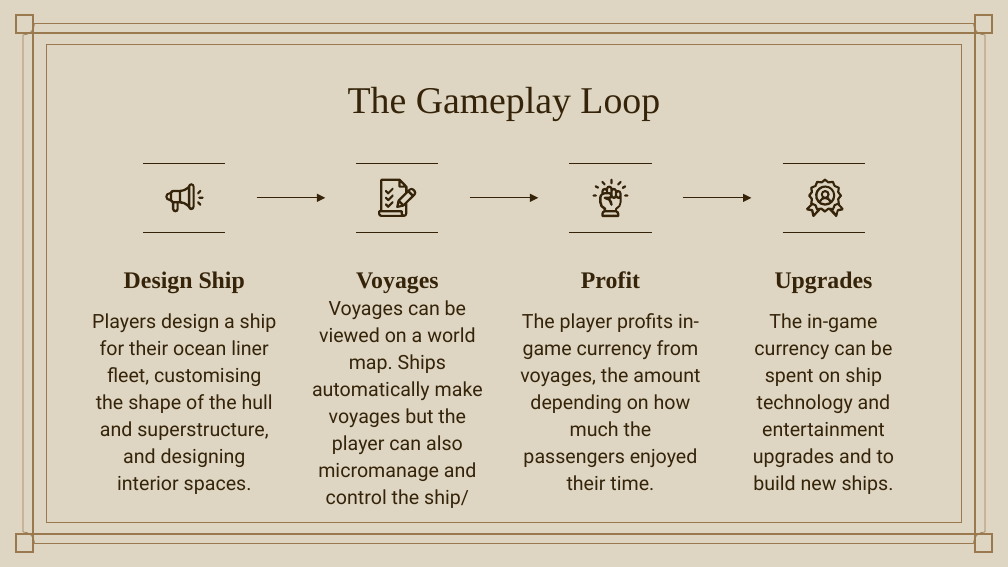
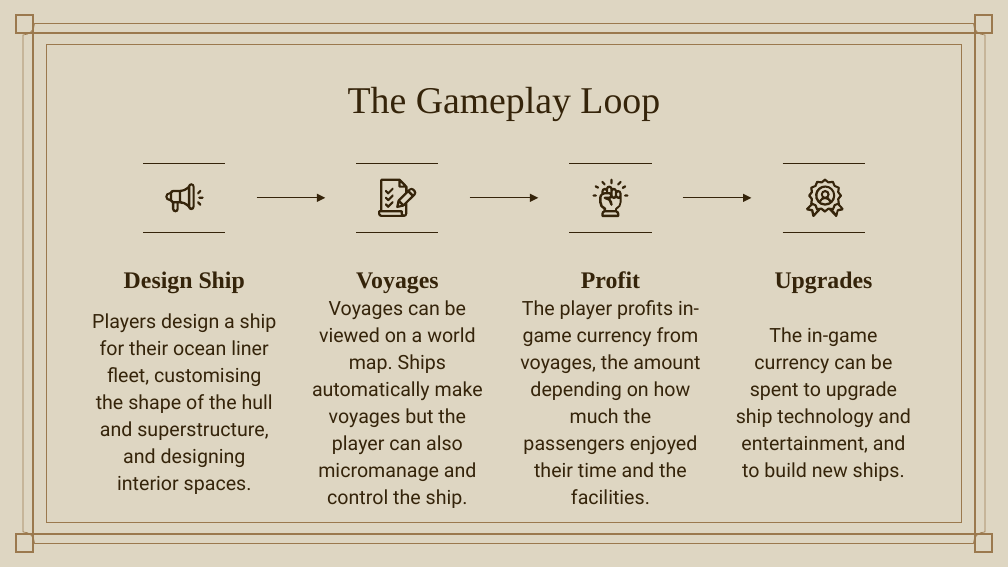
Before and after one commit to LyciaStenson/OceanLinerTycoon, a slide deck: slide 4 of Documents/Ocean Liner Tycoon Pitch.pptx. Drawn at 1008x567 pixels with LibreOffice and Linux fonts; fonts in the diff are those of the drawing; background and template pictures are left out. Boxes give left, top, right and bottom in pixels: in the first picture for what was removed or moved away, otherwise in the second. Text is boxed around its words. In the diff, an @@ line names an element or a change of style, - is before the commit and + after.

```diff
--- a/Documents/Ocean Liner Tycoon Pitch.pptx
+++ b/Documents/Ocean Liner Tycoon Pitch.pptx
@@ text at box(312, 300, 483, 508): text changed @@
-Voyages can be viewed on a world map. Ships automatically make voyages but the player can also micromanage and control the ship/
+Voyages can be viewed on a world map. Ships automatically make voyages but the player can also micromanage and control the ship.
@@ text at box(520, 300, 700, 504): text changed @@
-The player profits in-game currency from voyages, the amount depending on how much the passengers enjoyed their time.
+The player profits in-game currency from voyages, the amount depending on how much the passengers enjoyed their time and the facilities.
@@ text at box(736, 327, 911, 481): text changed @@
-The in-game currency can be spent on ship technology and entertainment upgrades and to build new ships.
+The in-game currency can be spent to upgrade ship technology and entertainment, and to build new ships.
```
Also in this commit, not shown: 5 other slides changed, 3 other files.
